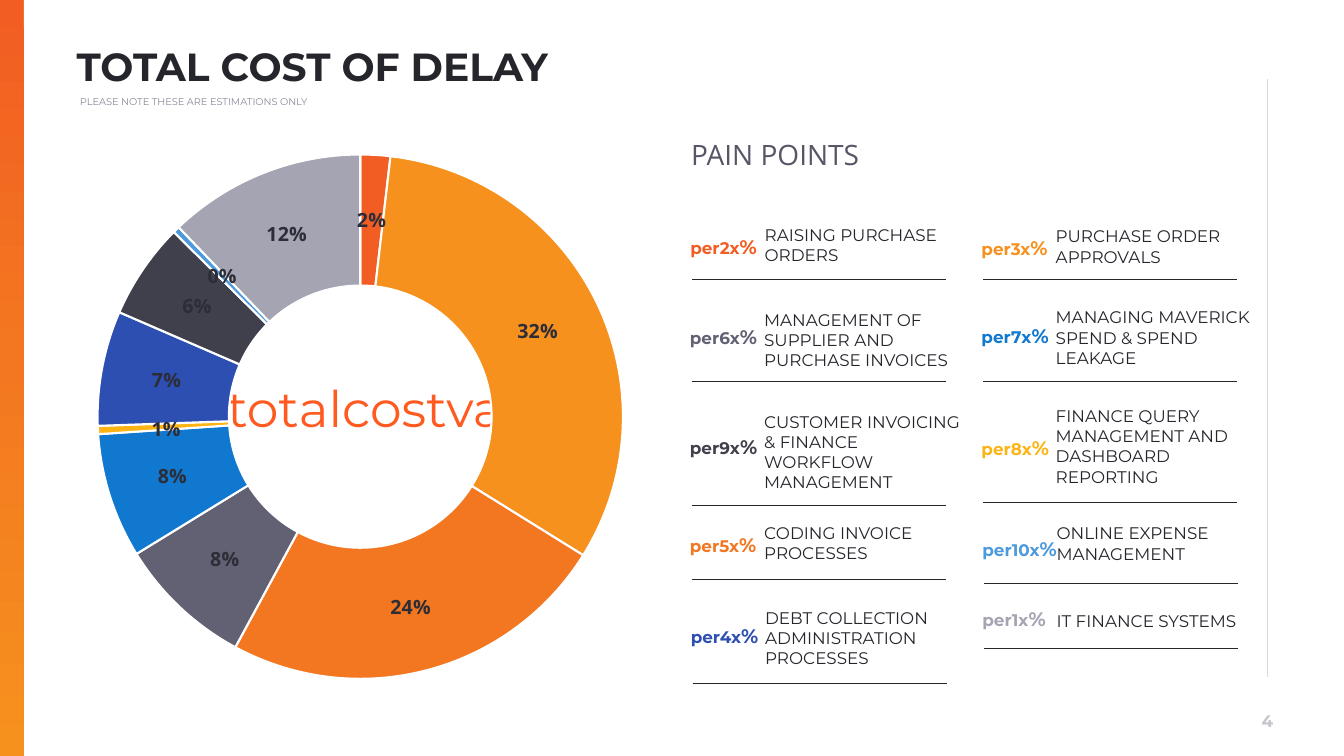
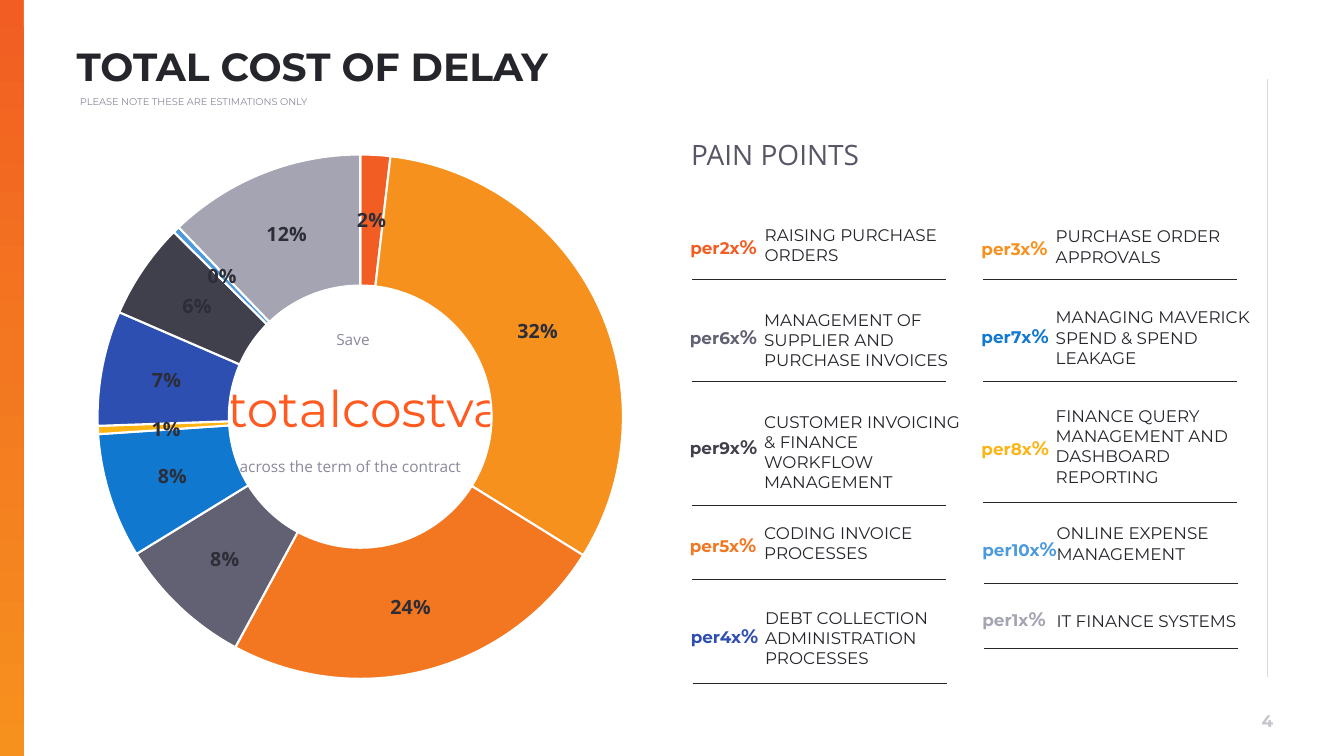
Before and after one commit to muratozdemirpiblo/ppt-api, a slide deck: slide 4 of sales.pptx. Drawn at 1344x756 pixels with LibreOffice and Linux fonts; fonts in the diff are those of the drawing; background and template pictures are left out. Boxes give left, top, right and bottom in pixels: in the first picture for what was removed or moved away, otherwise in the second. Text is boxed around its words. In the diff, an @@ line names an element or a change of style, - is before the commit and + after.

```diff
--- a/sales.pptx
+++ b/sales.pptx
@@ text added at <box>336,334,369,345</box>, 11 pt, text #8A8A9D @@
+Save
@@ text added at <box>240,460,461,477</box>, 11 pt, text #8A8A9D @@
+across the term of the contract
```
Also in this commit, not shown: 1 other file.
